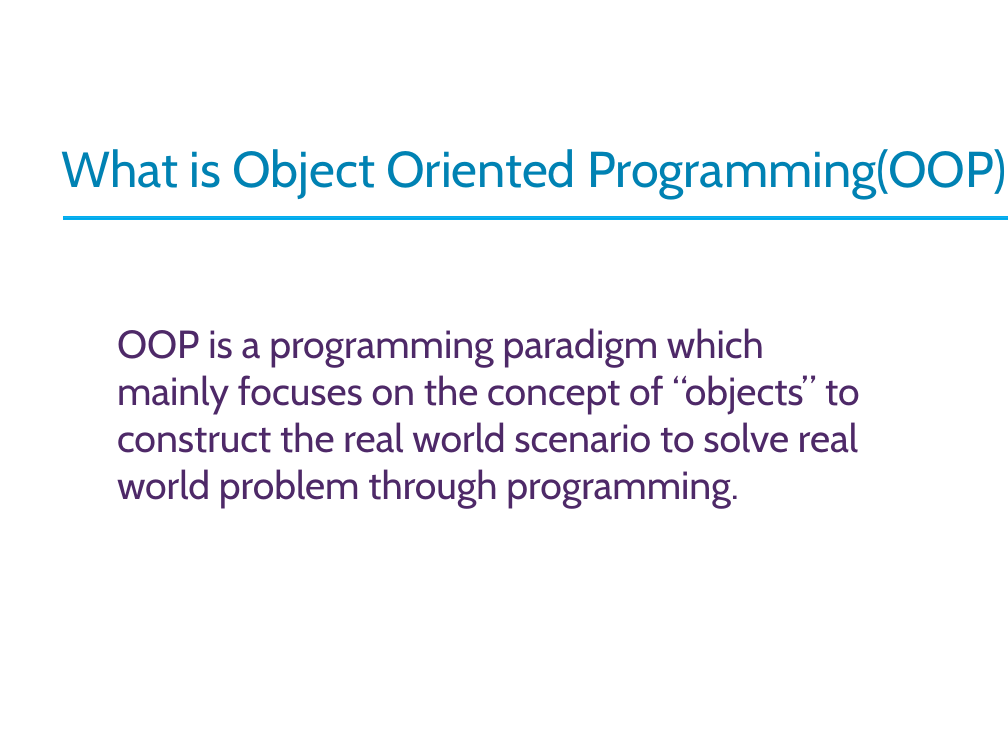
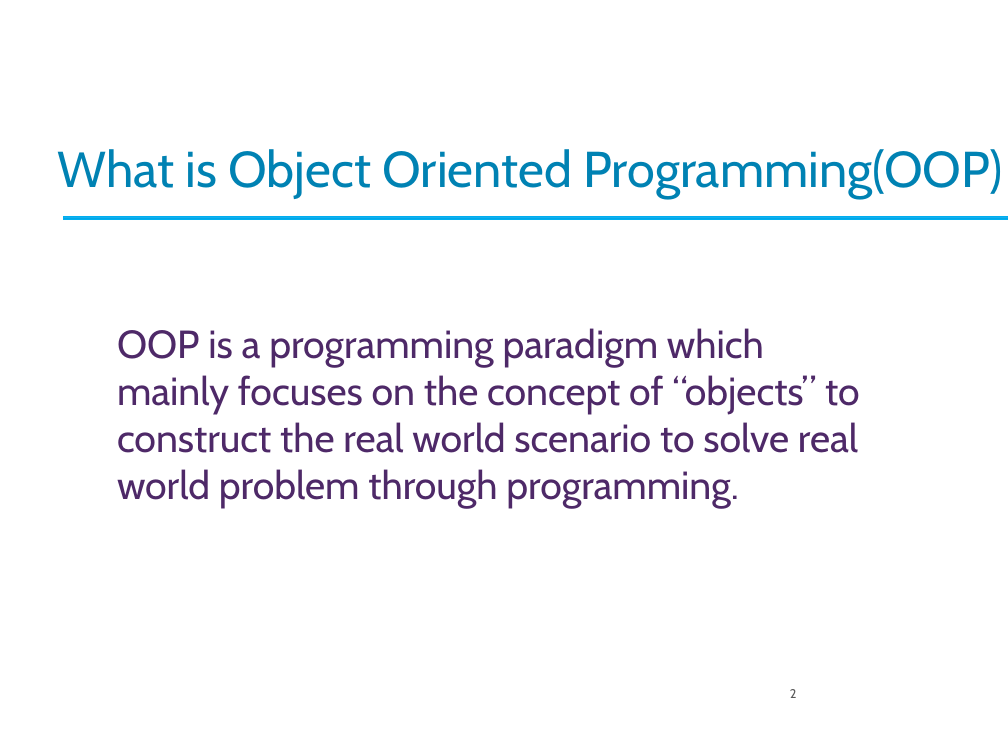
Before and after one commit to Imran4424/C-Plus-Plus-Object-Oriented, a slide deck: slide 2 of OOP.pptx (slide 1 before the commit). Drawn at 1008x756 pixels with LibreOffice and Linux fonts; fonts in the diff are those of the drawing; background and template pictures are left out. Boxes give left, top, right and bottom in pixels: in the first picture for what was removed or moved away, otherwise in the second. Text is boxed around its words. In the diff, an @@ line names an element or a change of style, - is before the commit and + after.

```diff
--- a/OOP.pptx
+++ b/OOP.pptx
@@ text at [57,149,1002,198]: text changed @@
-What is Object Oriented Programming(OOP) ?
+What is Object Oriented Programming(OOP)
@@ page number added at [790,689,797,698], 9 pt, text #595959 @@
+2
```
Also in this commit, not shown: 12 other slides changed, 1 slide added.
